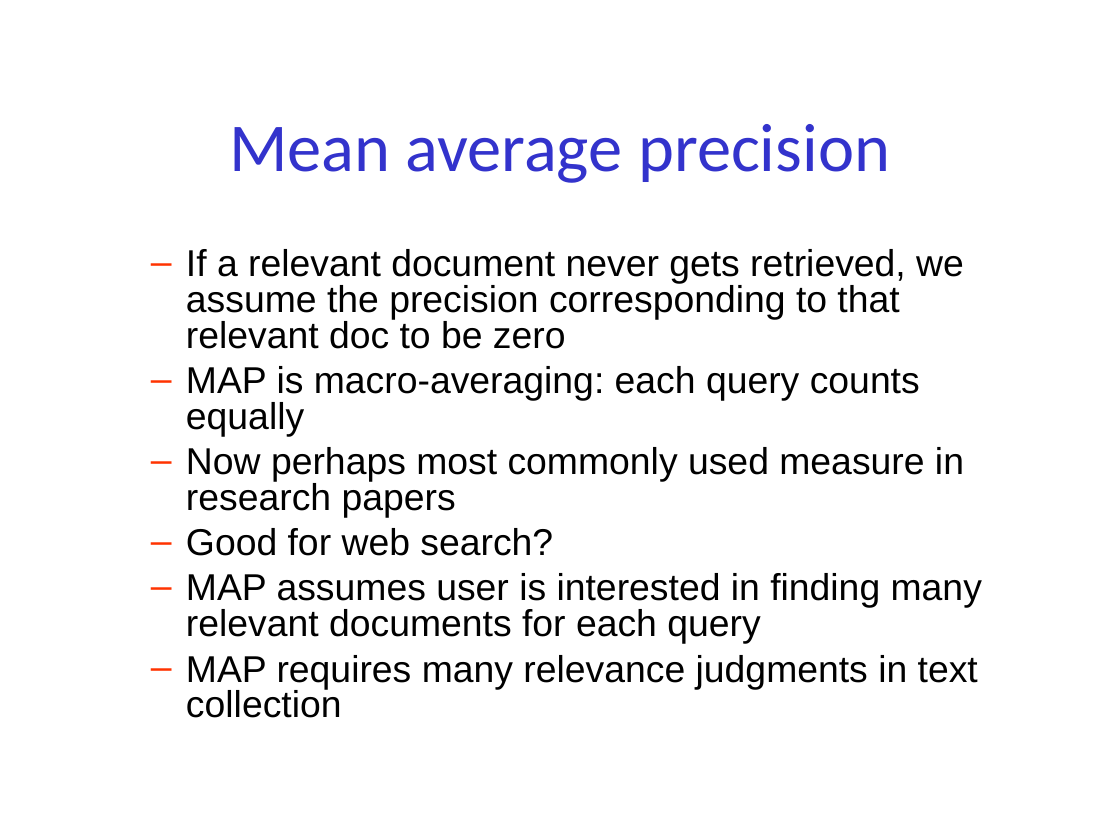
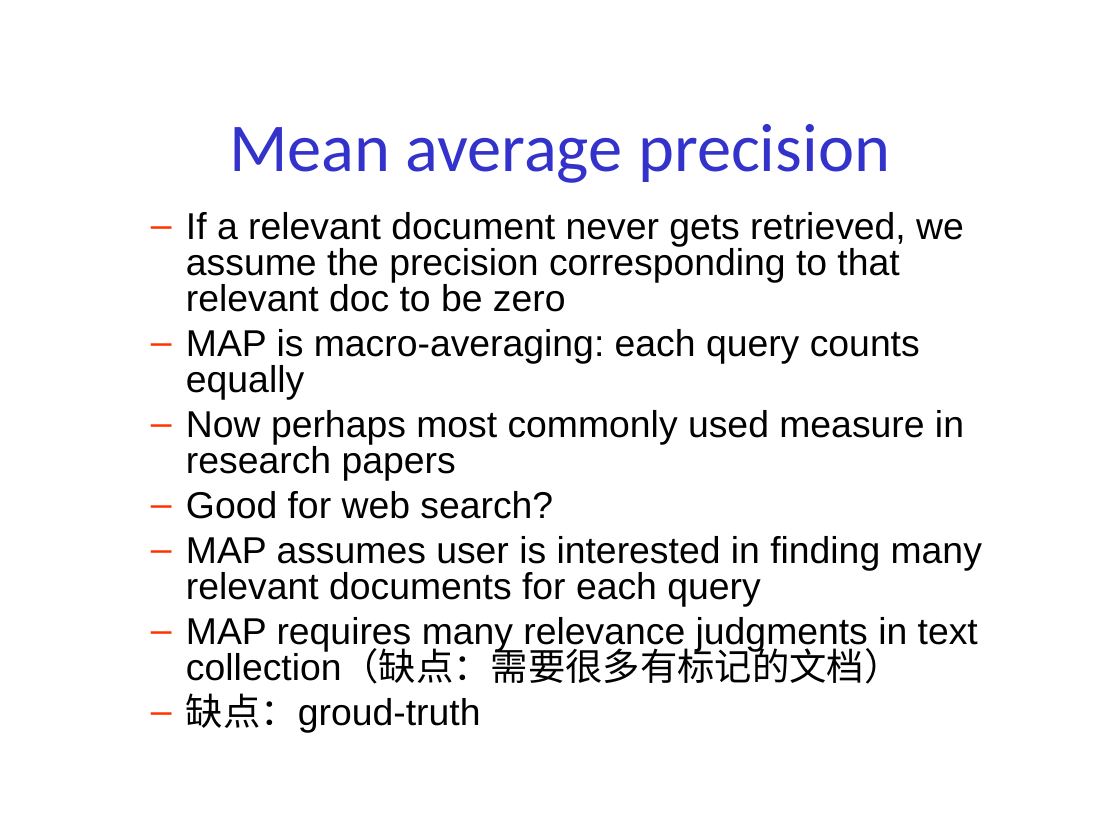
Before and after one commit to zhengxq27/Junoir_study_last, a slide deck: slide 66 of 数据挖掘/课件/retrieval-evaluation.ppt. Drawn at 1120x840 pixels with LibreOffice and Linux fonts; fonts in the diff are those of the drawing. Boxes give left, top, right and bottom in pixels: in the first picture for what was removed or moved away, otherwise in the second. Text is boxed around its words. In the diff, an @@ line names an element or a change of style, - is before the commit and + after.

```diff
--- a/数据挖掘/课件/retrieval-evaluation.ppt
+++ b/数据挖掘/课件/retrieval-evaluation.ppt
@@ text "If a relevant document never ...": place and size @@
-text "If a relevant document never ..." at (186,249,982,718)
+text "If a relevant document never ..." at (186,212,982,733)
@@ text at (186,617,978,733): text changed @@
-  – MAP requires many relevance judgments in text collection
+  – MAP requires many relevance judgments in text collection（缺点：需要很多有标记的文档）
+  – 缺点：groud-truth
```
Also in this commit, not shown: 12 other slides changed.
